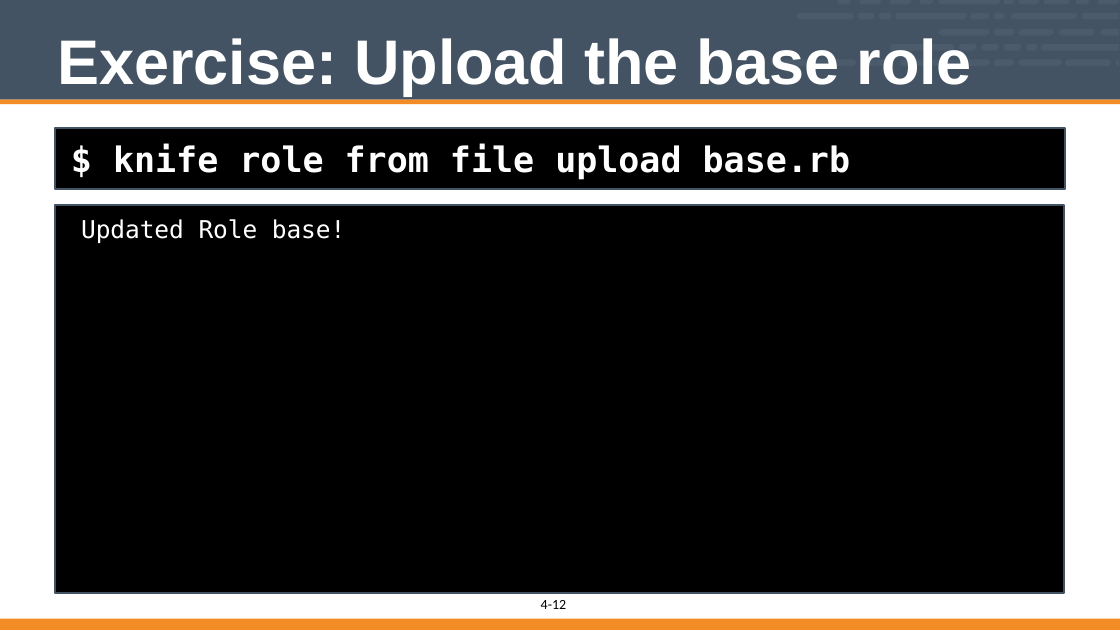
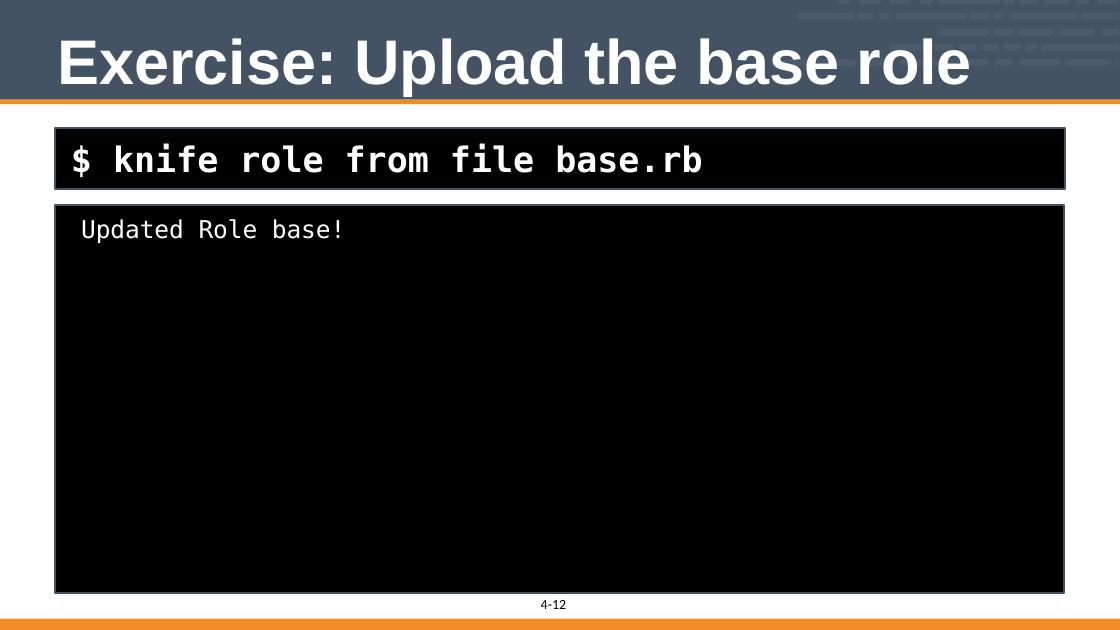
Before and after one commit to vinyar/chef-intermediate, a slide deck: slide 12 of Modules/04-writing_ohai_plugins.pptx. Drawn at 1120x630 pixels with LibreOffice and Linux fonts; fonts in the diff are those of the drawing. Boxes give left, top, right and bottom in pixels: in the first picture for what was removed or moved away, otherwise in the second. Text is boxed around its words. In the diff, an @@ line names an element or a change of style, - is before the commit and + after.

Commit message:
Fixes for Ohai (module 04)
* Fixed typo in the base server role specification of the chef-client::config recipe. The quote was in the wrong location
* Added a new slide that talks about what a Mash.
* Added a new slide to upload the web role
* Fixed the source in the refactored modules source on the first slide
* Fixed the source in the refactored modules source on the second slide

```diff
--- a/Modules/04-writing_ohai_plugins.pptx
+++ b/Modules/04-writing_ohai_plugins.pptx
@@ text in rectangle at [113,144,702,173]: text changed @@
-$ knife role from file upload base.rb
+$ knife role from file base.rb
```
Also in this commit, not shown: 4 other slides changed, 2 slides added.
